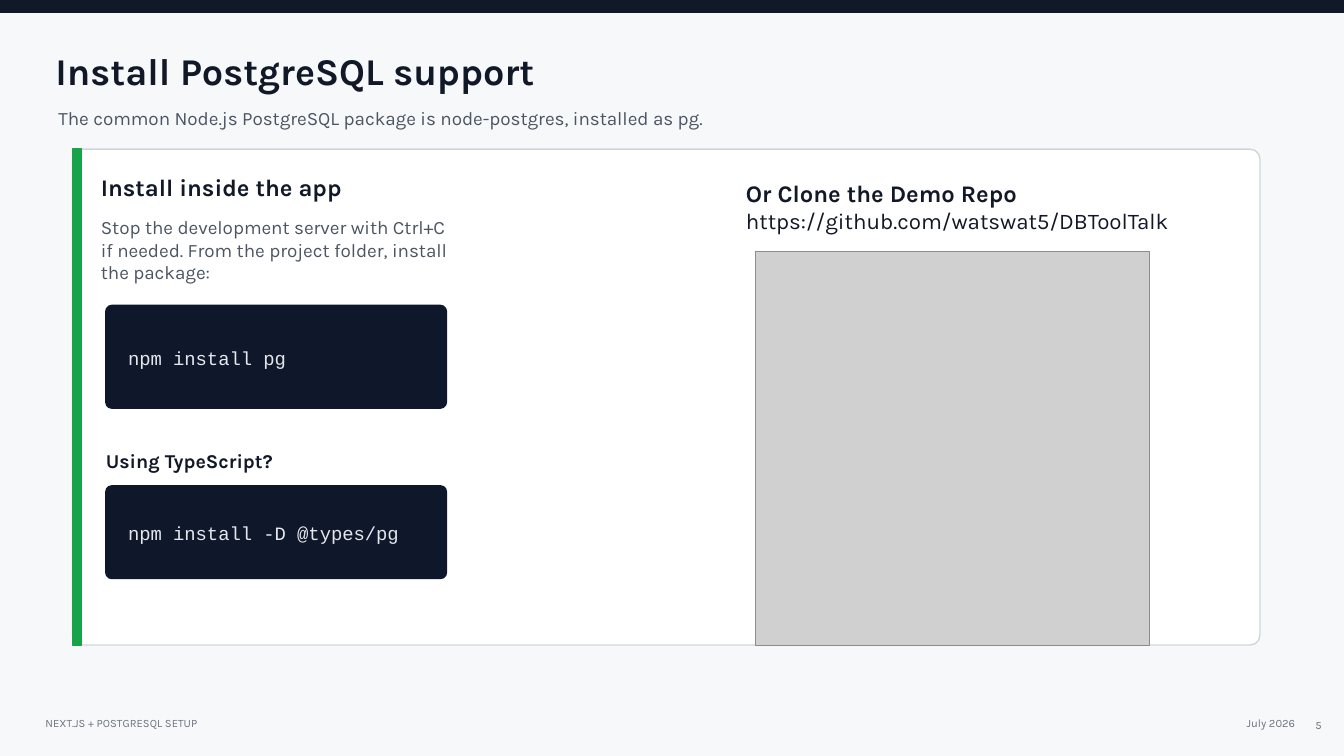
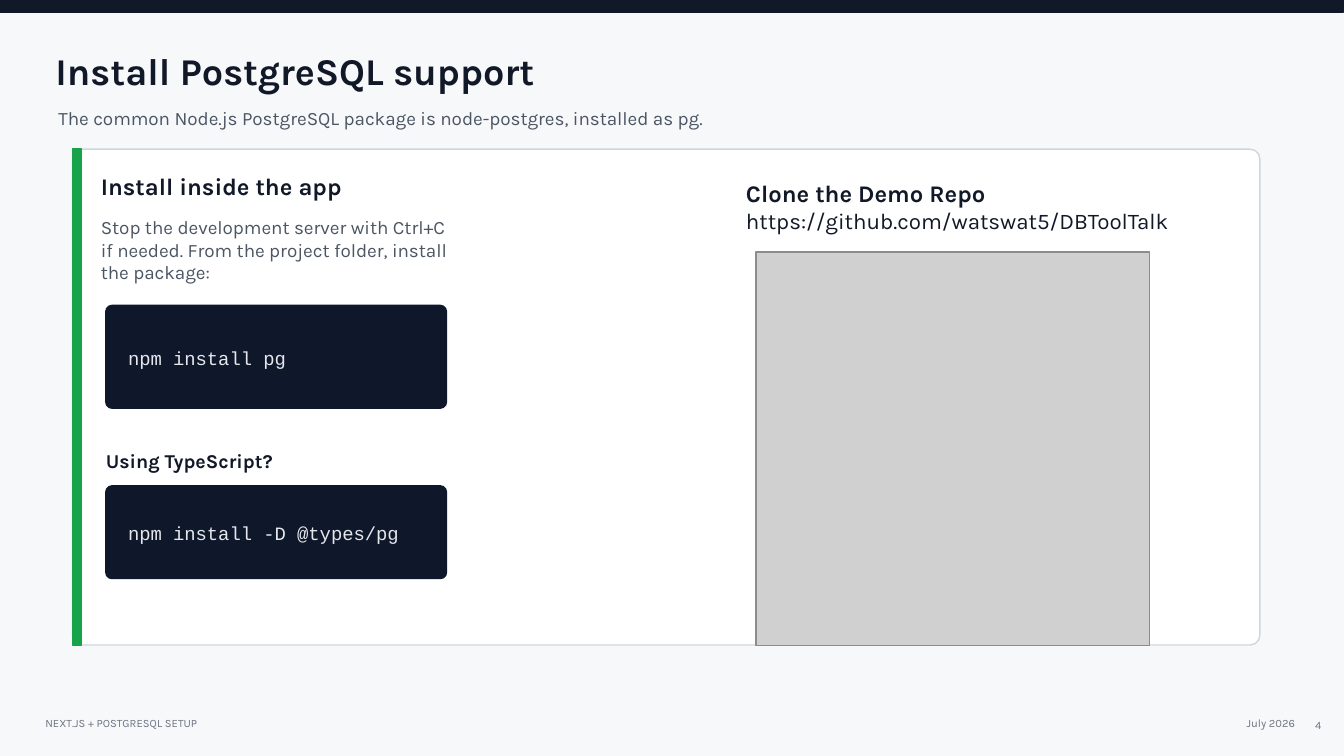
Before and after one commit to watswat5/DBToolTalk, a slide deck: slide 4 of nextjs_postgresql_setup_updated.pptx (slide 5 before the commit). Drawn at 1344x756 pixels with LibreOffice and Linux fonts; fonts in the diff are those of the drawing; grey boxes stand for pictures. Boxes give left, top, right and bottom in pixels: in the first picture for what was removed or moved away, otherwise in the second. Text is boxed around its words. In the diff, an @@ line names an element or a change of style, - is before the commit and + after.

```diff
--- a/nextjs_postgresql_setup_updated.pptx
+++ b/nextjs_postgresql_setup_updated.pptx
@@ text at (x1=746, y1=185, x2=985, y2=208): text changed @@
-Or Clone the Demo Repo
+Clone the Demo Repo
@@ page number at (x1=1315, y1=722, x2=1321, y2=729): text changed @@
-5
+4
```
Also in this commit, not shown: 2 other slides changed, 1 slide removed.
